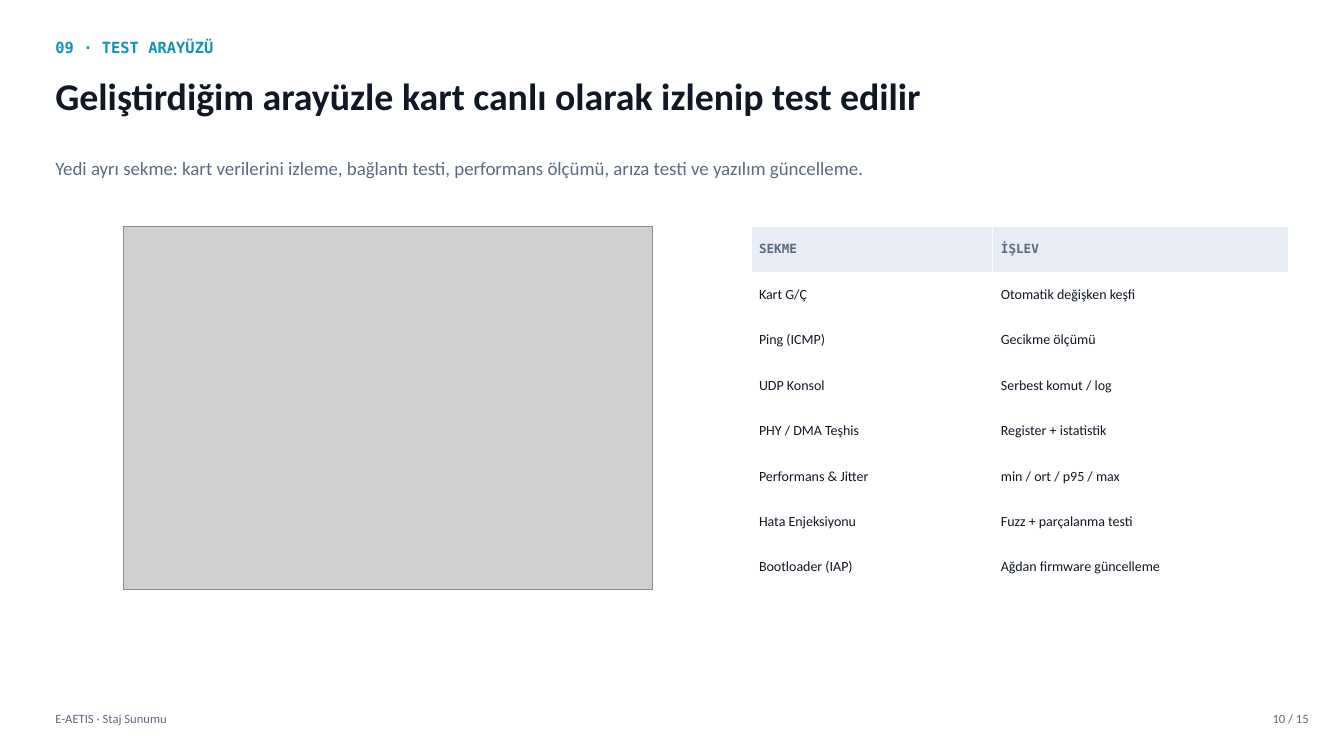
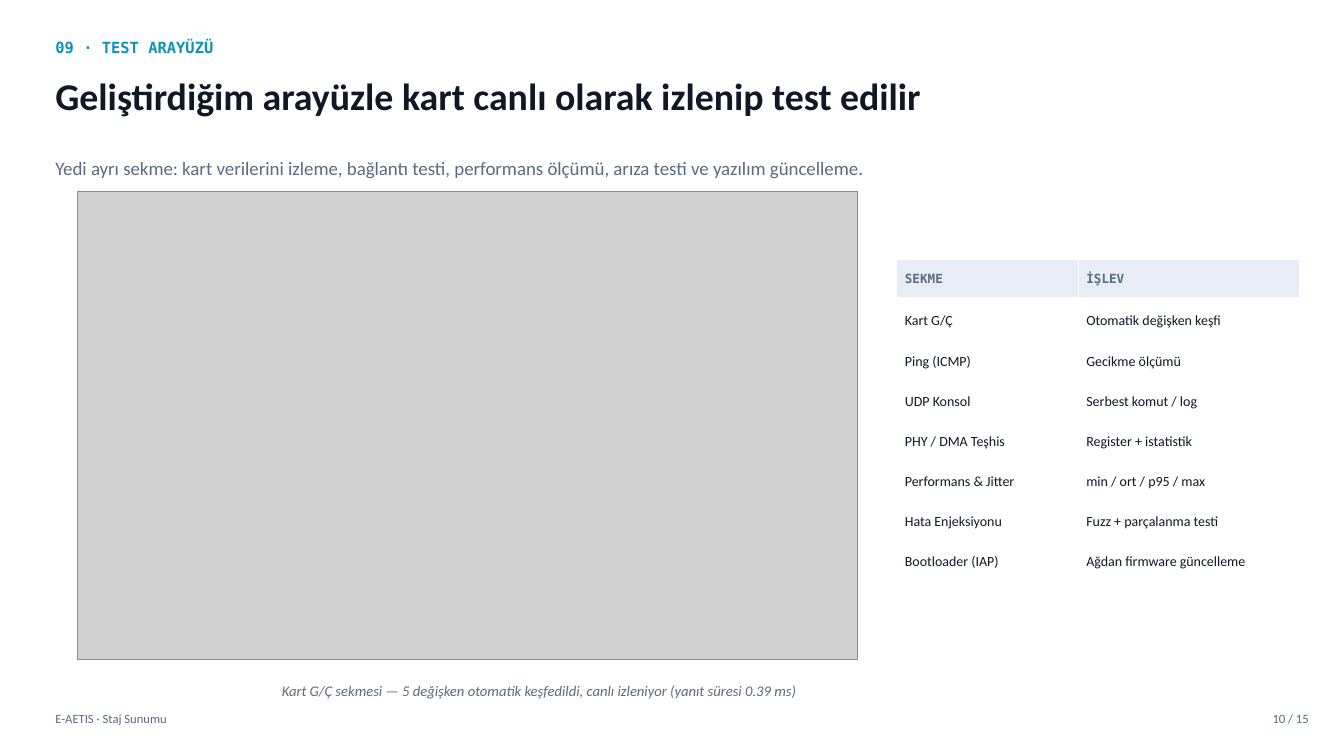
Before and after one commit to k4zmo55/ETH_BSP, a slide deck: slide 10 of sunum/EAETIS_Staj_Sunumu_Taslak.pptx. Drawn at 1344x756 pixels with LibreOffice and Linux fonts; fonts in the diff are those of the drawing; grey boxes stand for pictures; background and template pictures are left out. Boxes give left, top, right and bottom in pixels: in the first picture for what was removed or moved away, otherwise in the second. Text is boxed around its words. In the diff, an @@ line names an element or a change of style, - is before the commit and + after.

```diff
--- a/sunum/EAETIS_Staj_Sunumu_Taslak.pptx
+++ b/sunum/EAETIS_Staj_Sunumu_Taslak.pptx
@@ picture: place and size @@
-picture at <box>123,227,652,590</box>
+picture at <box>78,192,858,659</box>
@@ table: place and size @@
-table at <box>751,227,1289,590</box>
+table at <box>897,259,1301,584</box>
@@ text added at <box>282,685,796,699</box>, 10.5 pt, text #5B6B80, italic @@
+Kart G/Ç sekmesi — 5 değişken otomatik keşfedildi, canlı izleniyor (yanıt süresi 0.39 ms)
```
Also in this commit, not shown: 8 other slides changed, 5 other files.
